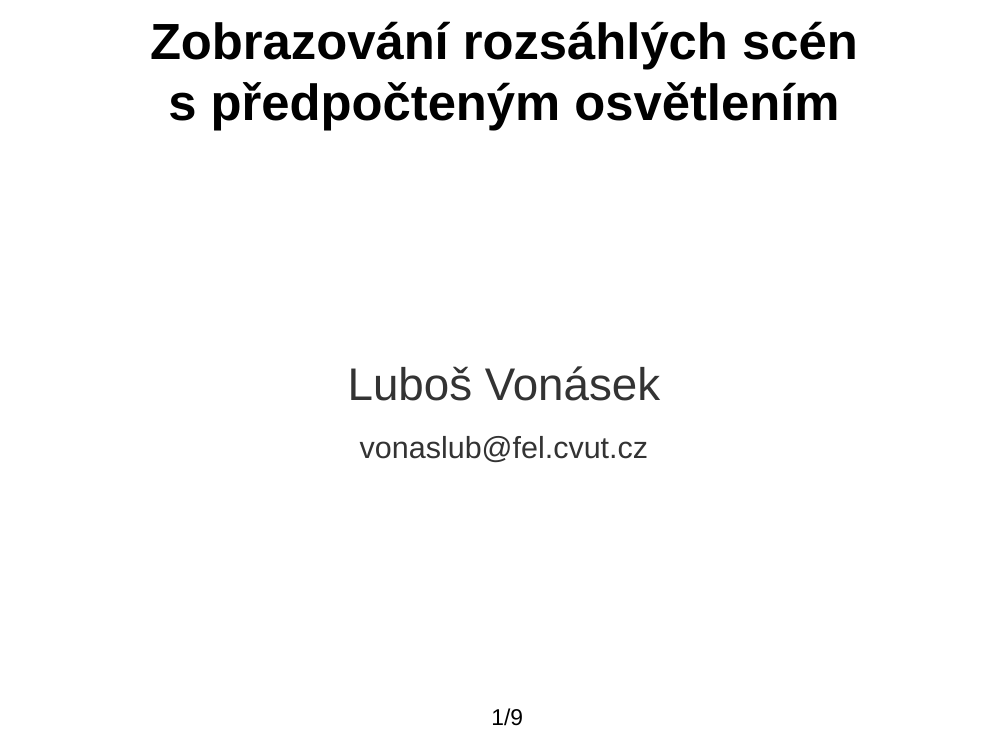
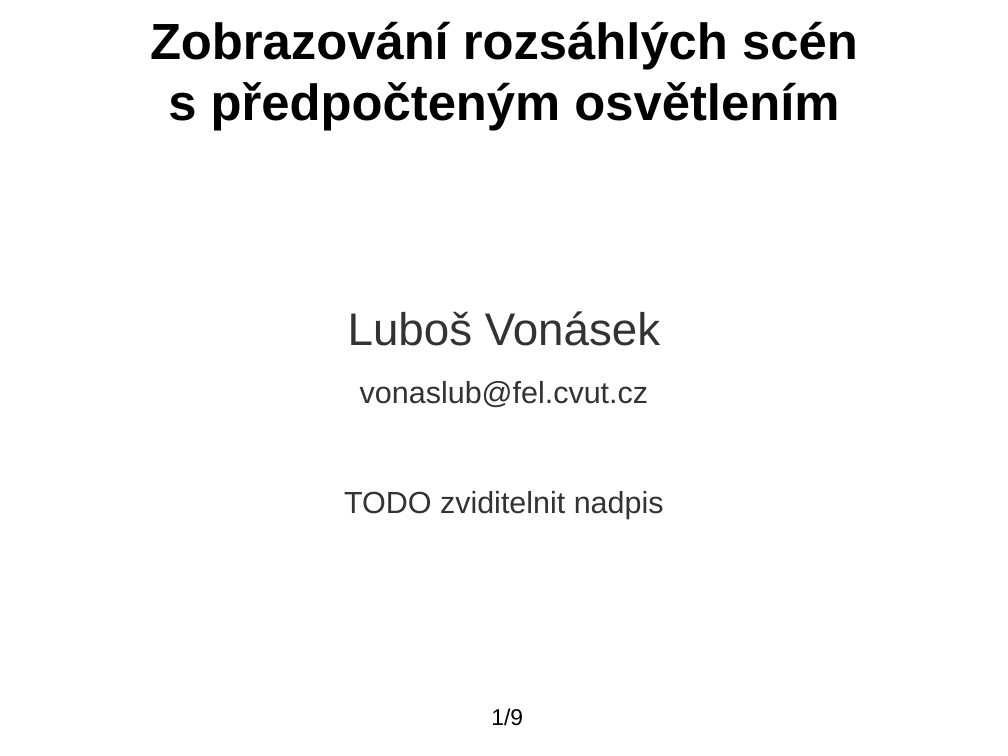
Before and after one commit to blankdeveloper/Open4speed, a slide deck: slide 1 of prezentace.odp. Drawn at 1008x756 pixels with LibreOffice and Linux fonts; fonts in the diff are those of the drawing; background and template pictures are left out. Boxes give left, top, right and bottom in pixels: in the first picture for what was removed or moved away, otherwise in the second. Text is boxed around its words. In the diff, an @@ line names an element or a change of style, - is before the commit and + after.

```diff
--- a/prezentace.odp
+++ b/prezentace.odp
@@ subtitle at (x1=344, y1=491, x2=664, y2=519): paragraph added @@
+TODO zviditelnit nadpis
```
Also in this commit, not shown: 3 other slides changed, 2 slides added, 1 slide removed.
